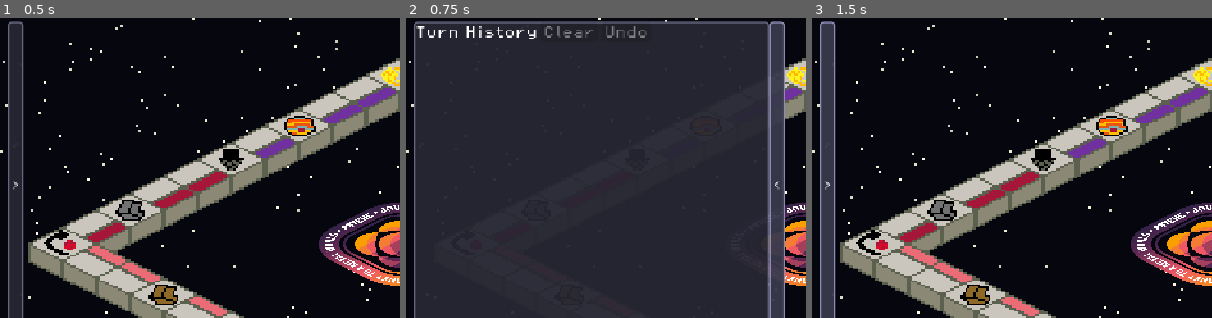
Above: before the commit, frames 1-3 (left to right).
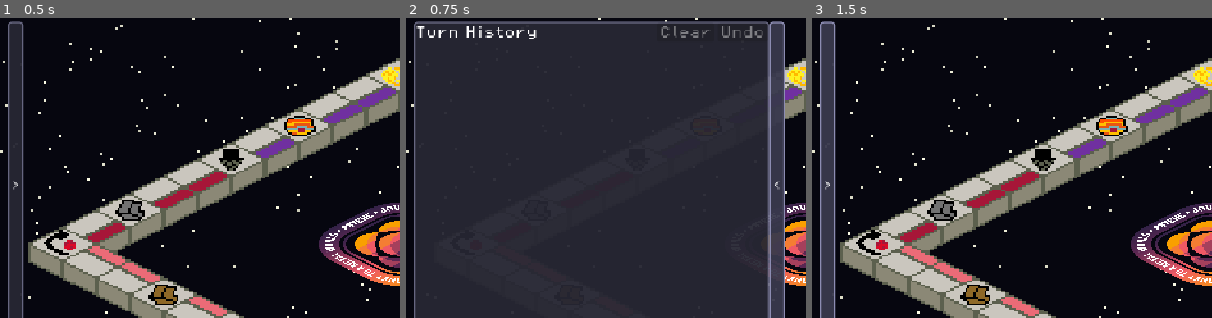
Above: after the commit, the same moments.

Repository: MissionToPsyche-Platinum/platinum_24d_game_psycheopoly-psb
Game: Godot game, scene res://scenes/GameBoard.tscn
Two runs of this game, one before a commit and one after it. Both use one fixed random seed, a clock stepped at 60 frames per second and the inputs below. This scene is started directly instead of the project's main scene.
Inputs:
- Up to frame 1 (0.5 s): no input
- Up to frame 2 (0.75 s): click ">" at 0.5 s
- Up to frame 3 (1.5 s): click "<" at 1.25 s
The pictures show only the part of the screen within x 0-50%, y 19-69%; the shares and areas given below are measured in that part.

Frame 1 is identical in both runs. In frame 2, 0.6% of the frame differs, in the area x 34-90%, y 2-7%; in frame 3, nothing differs.

Commit message:
feat: moved clear and undo buttons to be right aligned in TurnLogPanel

Diff:
--- a/scenes/TurnLogPanel.tscn
+++ b/scenes/TurnLogPanel.tscn
@@ -88,6 +88,7 @@
 
 [node name="TitleLabel" type="Label" parent="MainPanel/MarginContainer/VBoxContainer/Header"]
 layout_mode = 2
+size_flags_horizontal = 3
 text = "Turn History"
 
 [node name="ClearButton" type="Button" parent="MainPanel/MarginContainer/VBoxContainer/Header"]
